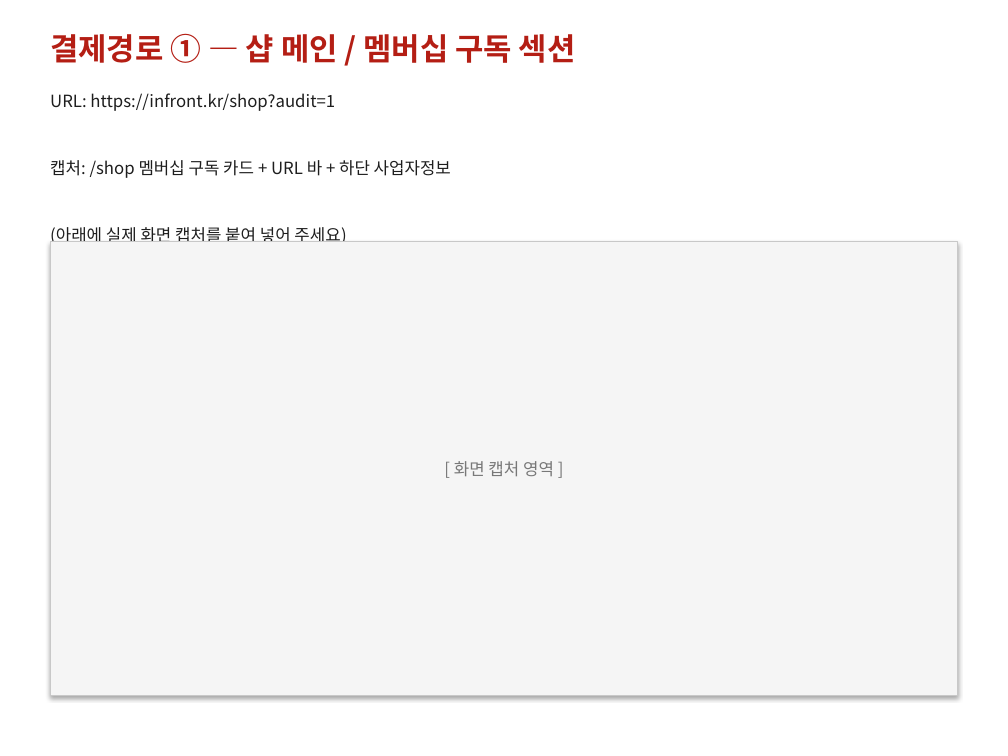
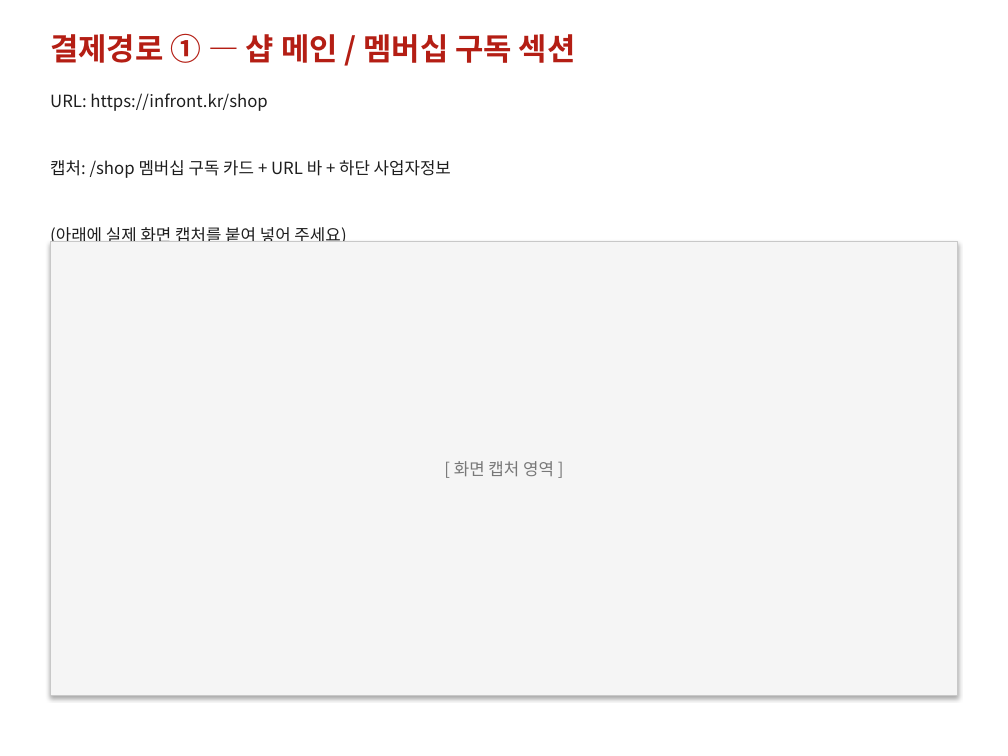
Before and after one commit to sprjihoon/infront, a slide deck: slide 4 of docs/audit-captures/card-billing-audit-infrontbil.pptx. Drawn at 1008x756 pixels with LibreOffice and Linux fonts; fonts in the diff are those of the drawing. Boxes give left, top, right and bottom in pixels: in the first picture for what was removed or moved away, otherwise in the second. Text is boxed around its words. In the diff, an @@ line names an element or a change of style, - is before the commit and + after.

```diff
--- a/docs/audit-captures/card-billing-audit-infrontbil.pptx
+++ b/docs/audit-captures/card-billing-audit-infrontbil.pptx
@@ text at (50,93,267,111): text changed @@
-URL: https://infront.kr/shop?audit=1
+URL: https://infront.kr/shop
```
Also in this commit, not shown: 8 other slides changed, 10 other files.
